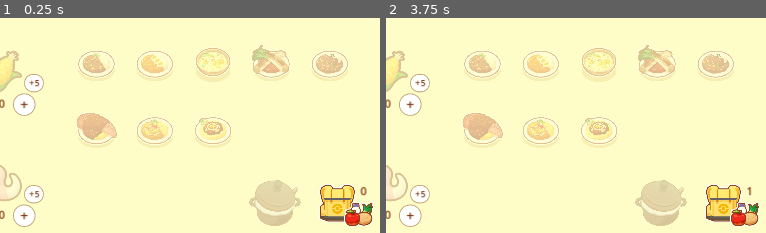
Above: before the commit, frames 1-2 (left to right).
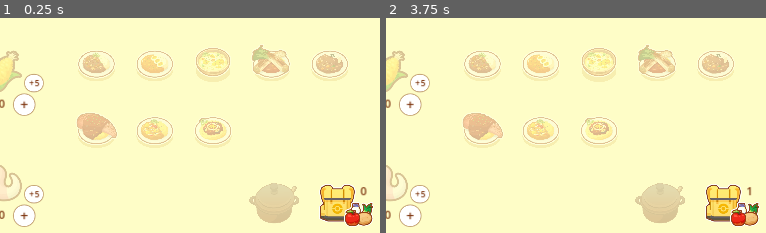
Above: after the commit, the same moments.

Repository: CarolineRoemer1998/PokemonSleepRecipeCalculator
Game: Godot game, scene res://Scenes/game.tscn
The game is run twice, just before and just after one commit, with the same random seed, the same clock (stepped at 60 frames per second) and the same inputs.
Inputs:
- Up to frame 1 (0.25 s): no input
- Up to frame 2 (3.75 s): click "+" at 0.5 s; click "+5" at 1.25 s; click "-" at 2 s; click "-5" at 2.75 s; click "+" at 3.5 s
The pictures show only the part of the screen within x 50-100%, y 50-100%; the shares and areas given below are measured in that part.

The runs differ from the first frame. In frame 1, 0.6% of the frame differs, in the area x 65-80%, y 75-97%; in frame 2, 0.6%.

Commit message:
Implemented Cooking Pot Animation when cooking
Cooking takes 0.5 seconds, during that time, you can't click the cooking pot again

Diff:
--- a/Components/CookingPot.gd
+++ b/Components/CookingPot.gd
@@ -1,25 +1,20 @@
 extends Node2D
 
 @onready var animation_player: AnimationPlayer = $AnimationPlayer
-@onready var cooking_pot_sprite: TextureRect = $CookingPotSprite
+@onready var inventory: Inventory = $"../Inventory"
+@onready var cooking_time: Timer = $CookingTime
+
+@onready var cooking_pot: TextureRect = $CookingPot
+@onready var cooking_pot_lid: TextureRect = $CookingPot/CookingPotLid
+@onready var cooking_pot_inside: TextureRect = $CookingPot/CookingPotInside
 @onready var cooking_pot_label: Label = $CookingPotLabel
-@onready var inventory: Inventory = $"../Inventory"
 
 var active : bool = false
 var hovering : bool = false
 
 func _ready() -> void:
-	cooking_pot_sprite.modulate.a = Globals.modulate_disabled
-
-func _on_cooking_pot_sprite_mouse_entered() -> void:
-	if active:
-		animation_player.play("magnify")
-		hovering = true
-
-func _on_cooking_pot_sprite_mouse_exited() -> void:
-	if active:
-		animation_player.play("demagnify")
-		hovering = false
+	cooking_pot.modulate.a = Globals.modulate_disabled
+	cooking_pot_inside.visible = false
 
 func show_label():
 	cooking_pot_label.visible = true
@@ -27,20 +22,51 @@
 func hide_label():
 	cooking_pot_label.visible = false
 
-
-func _on_cooking_pot_sprite_gui_input(event: InputEvent) -> void:
-	if Input.is_action_just_pressed("left_click") and active:
-		inventory.remove_ingredients_from_selected_recipe()
-
 func set_visibility():
 	if inventory.selected_dish != null and inventory.selected_dish.is_cookable:
 		active = true
-		cooking_pot_sprite.modulate.a = Globals.modulate_enabled
-		cooking_pot_sprite.mouse_default_cursor_shape = Control.CURSOR_POINTING_HAND
+		cooking_pot.modulate.a = Globals.modulate_enabled
+		cooking_pot_inside.visible = true
+		#cooking_pot.mouse_default_cursor_shape = Control.CURSOR_POINTING_HAND
 	else:
-		if hovering:
-			animation_player.play("demagnify")
+		print(cooking_time.time_left)
+		if cooking_time.time_left < 0.5:
+			cooking_pot.modulate.a = Globals.modulate_disabled
+			cooking_pot_inside.visible = false
+			if hovering:
+				animation_player.play("demagnify")
+		cooking_pot.mouse_default_cursor_shape = Control.CURSOR_ARROW
+		hide_label()
 		active = false
 		hovering = false
-		cooking_pot_sprite.modulate.a = Globals.modulate_disabled
-		cooking_pot_sprite.mouse_default_cursor_shape = Control.CURSOR_ARROW
+
+
+func _on_cooking_pot_mouse_entered() -> void:
+	if active:
+		animation_player.play("magnify")
+		cooking_pot.mouse_default_cursor_shape = Control.CURSOR_POINTING_HAND
+		hovering = true
+
+
+func _on_cooking_pot_mouse_exited() -> void:
+	if active and cooking_time.time_left == 0:
+		animation_player.play("demagnify")
+	hovering = false
+
+
+func _on_cooking_pot_gui_input(event: InputEvent) -> void:
+	if Input.is_action_just_pressed("left_click") and active and cooking_time.time_left == 0.0:
+		cooking_pot.mouse_default_cursor_shape = Control.CURSOR_ARROW
+		animation_player.play("cook")
+		cooking_time.start()
+		inventory.remove_ingredients_from_selected_recipe()
+
+
+func _on_cooking_time_timeout() -> void:
+	if !hovering:
+		animation_player.play("demagnify")
+		if !active:
+			cooking_pot.modulate.a = Globals.modulate_disabled
+			cooking_pot_inside.visible = false
+	if hovering and active:
+		cooking_pot.mouse_default_cursor_shape = Control.CURSOR_POINTING_HAND
--- a/Components/cooking_pot.tscn
+++ b/Components/cooking_pot.tscn
@@ -1,7 +1,9 @@
-[gd_scene load_steps=8 format=3 uid="uid://biws6myxx57w5"]
-
-[ext_resource type="Texture2D" uid="uid://c6abe3jdco55q" path="res://Styles/Buttons/pkmn_cooking_pot.png" id="1_fgrps"]
+[gd_scene load_steps=11 format=3 uid="uid://biws6myxx57w5"]
+
 [ext_resource type="Script" path="res://Components/CookingPot.gd" id="1_fl5an"]
+[ext_resource type="Texture2D" uid="uid://bvllebndgtl7y" path="res://Styles/Buttons/cooking_pot_base.png" id="3_rocag"]
+[ext_resource type="Texture2D" uid="uid://cts2iwva8f7vm" path="res://Styles/Buttons/cooking_pot_lid.png" id="4_pwl6k"]
+[ext_resource type="Texture2D" uid="uid://bb3blm8mr0mbr" path="res://Styles/Buttons/cooking_pot_inside.png" id="5_wdx0s"]
 
 [sub_resource type="Animation" id="Animation_n7ave"]
 length = 0.001
@@ -16,6 +18,54 @@
 "transitions": PackedFloat32Array(1),
 "update": 0,
 "values": [Vector2(1, 1)]
+}
+tracks/1/type = "value"
+tracks/1/imported = false
+tracks/1/enabled = true
+tracks/1/path = NodePath("CookingPot/CookingPotLid:position")
+tracks/1/interp = 1
+tracks/1/loop_wrap = true
+tracks/1/keys = {
+"times": PackedFloat32Array(0),
+"transitions": PackedFloat32Array(1),
+"update": 0,
+"values": [Vector2(0, 0)]
+}
+tracks/2/type = "value"
+tracks/2/imported = false
+tracks/2/enabled = true
+tracks/2/path = NodePath("CookingPot/CookingPotLid:rotation")
+tracks/2/interp = 1
+tracks/2/loop_wrap = true
+tracks/2/keys = {
+"times": PackedFloat32Array(0),
+"transitions": PackedFloat32Array(1),
+"update": 0,
+"values": [0.0]
+}
+tracks/3/type = "value"
+tracks/3/imported = false
+tracks/3/enabled = true
+tracks/3/path = NodePath("CookingPot:position")
+tracks/3/interp = 1
+tracks/3/loop_wrap = true
+tracks/3/keys = {
+"times": PackedFloat32Array(0),
+"transitions": PackedFloat32Array(1),
+"update": 0,
+"values": [Vector2(-36.75, -30)]
+}
+tracks/4/type = "value"
+tracks/4/imported = false
+tracks/4/enabled = true
+tracks/4/path = NodePath("CookingPot:rotation")
+tracks/4/interp = 1
+tracks/4/loop_wrap = true
+tracks/4/keys = {
+"times": PackedFloat32Array(0),
+"transitions": PackedFloat32Array(1),
+"update": 0,
+"values": [0.0]
 }
 
 [sub_resource type="Animation" id="Animation_dhn72"]
@@ -80,9 +130,63 @@
 }]
 }
 
+[sub_resource type="Animation" id="Animation_lcv73"]
+resource_name = "cook"
+length = 0.5
+step = 0.05
+tracks/0/type = "value"
+tracks/0/imported = false
+tracks/0/enabled = true
+tracks/0/path = NodePath("CookingPot/CookingPotLid:position")
+tracks/0/interp = 1
+tracks/0/loop_wrap = true
+tracks/0/keys = {
+"times": PackedFloat32Array(0, 0.05, 0.15, 0.3, 0.5),
+"transitions": PackedFloat32Array(1, 1, 1, 1, 1),
+"update": 0,
+"values": [Vector2(0, 0), Vector2(0, 0), Vector2(9.75, -17), Vector2(9.75, -16), Vector2(0, 0)]
+}
+tracks/1/type = "value"
+tracks/1/imported = false
+tracks/1/enabled = true
+tracks/1/path = NodePath("CookingPot/CookingPotLid:rotation")
+tracks/1/interp = 1
+tracks/1/loop_wrap = true
+tracks/1/keys = {
+"times": PackedFloat32Array(0, 0.05, 0.15, 0.3, 0.5),
+"transitions": PackedFloat32Array(1, 1, 1, 1, 1),
+"update": 0,
+"values": [0.0, 0.0, 0.261799, 0.261799, 0.0]
+}
+tracks/2/type = "value"
+tracks/2/imported = false
+tracks/2/enabled = true
+tracks/2/path = NodePath("CookingPot:position")
+tracks/2/interp = 1
+tracks/2/loop_wrap = true
+tracks/2/keys = {
+"times": PackedFloat32Array(0, 0.05, 0.15, 0.3, 0.5),
+"transitions": PackedFloat32Array(1, 1, 1, 1, 1),
+"update": 0,
+"values": [Vector2(-36.75, -30), Vector2(-36.75, -28), Vector2(-36.75, -34), Vector2(-36.75, -34), Vector2(-36.75, -30)]
+}
+tracks/3/type = "value"
+tracks/3/imported = false
+tracks/3/enabled = true
+tracks/3/path = NodePath("CookingPot:rotation")
+tracks/3/interp = 1
+tracks/3/loop_wrap = true
+tracks/3/keys = {
+"times": PackedFloat32Array(0, 0.05, 0.15, 0.3, 0.5),
+"transitions": PackedFloat32Array(1, 1, 1, 1, 1),
+"update": 0,
+"values": [0.0, 0.0, -0.0872665, -0.0872665, 0.0]
+}
+
 [sub_resource type="AnimationLibrary" id="AnimationLibrary_5dv6w"]
 _data = {
 "RESET": SubResource("Animation_n7ave"),
+"cook": SubResource("Animation_lcv73"),
 "demagnify": SubResource("Animation_dhn72"),
 "magnify": SubResource("Animation_3pbh8")
 }
@@ -93,14 +197,6 @@
 [node name="CookingPot" type="Node2D"]
 position = Vector2(969, 585)
 script = ExtResource("1_fl5an")
-
-[node name="CookingPotSprite" type="TextureRect" parent="."]
-offset_left = -37.0
-offset_top = -37.0
-offset_right = 37.0
-offset_bottom = 37.0
-texture = ExtResource("1_fgrps")
-expand_mode = 1
 
 [node name="AnimationPlayer" type="AnimationPlayer" parent="."]
 libraries = {
@@ -125,6 +221,35 @@
 label_settings = SubResource("LabelSettings_kjpd5")
 horizontal_alignment = 1
 
-[connection signal="gui_input" from="CookingPotSprite" to="." method="_on_cooking_pot_sprite_gui_input"]
-[connection signal="mouse_entered" from="CookingPotSprite" to="." method="_on_cooking_pot_sprite_mouse_entered"]
-[connection signal="mouse_exited" from="CookingPotSprite" to="." method="_on_cooking_pot_sprite_mouse_exited"]
+[node name="CookingPot" type="TextureRect" parent="."]
+offset_left = -36.75
+offset_top = -30.0
+offset_right = 36.75
+offset_bottom = 30.0
+pivot_offset = Vector2(36.75, 32)
+texture = ExtResource("3_rocag")
+expand_mode = 1
+
+[node name="CookingPotInside" type="TextureRect" parent="CookingPot"]
+layout_mode = 0
+offset_right = 73.5
+offset_bottom = 60.0
+mouse_filter = 2
+texture = ExtResource("5_wdx0s")
+expand_mode = 1
+
+[node name="CookingPotLid" type="TextureRect" parent="CookingPot"]
+offset_right = 73.5
+offset_bottom = 60.0
+mouse_filter = 2
+texture = ExtResource("4_pwl6k")
+expand_mode = 1
+
+[node name="CookingTime" type="Timer" parent="."]
+wait_time = 0.5
+one_shot = true
+
+[connection signal="gui_input" from="CookingPot" to="." method="_on_cooking_pot_gui_input"]
+[connection signal="mouse_entered" from="CookingPot" to="." method="_on_cooking_pot_mouse_entered"]
+[connection signal="mouse_exited" from="CookingPot" to="." method="_on_cooking_pot_mouse_exited"]
+[connection signal="timeout" from="CookingTime" to="." method="_on_cooking_time_timeout"]
--- a/Components/ingredient.tscn
+++ b/Components/ingredient.tscn
@@ -76,7 +76,7 @@
 "times": PackedFloat32Array(0, 0.1, 0.2),
 "transitions": PackedFloat32Array(1, 1, 1),
 "update": 0,
-"values": [Vector2(1, 1), Vector2(1.1, 1.1), Vector2(1, 1)]
+"values": [Vector2(1, 1), Vector2(0.9, 0.9), Vector2(1, 1)]
 }
 tracks/1/type = "value"
 tracks/1/imported = false
@@ -88,7 +88,7 @@
 "times": PackedFloat32Array(0, 0.1, 0.2),
 "transitions": PackedFloat32Array(1, 1, 1),
 "update": 0,
-"values": [Vector2(-36, -36), Vector2(-39.6, -39.6), Vector2(-36, -36)]
+"values": [Vector2(-36, -36), Vector2(-32.4, -32.4), Vector2(-36, -36)]
 }
 
 [sub_resource type="AnimationLibrary" id="AnimationLibrary_c0cjc"]
--- a/Components/removed_amount_label.tscn
+++ b/Components/removed_amount_label.tscn
@@ -57,7 +57,7 @@
 "times": PackedFloat32Array(0, 0.4, 0.5),
 "transitions": PackedFloat32Array(1, 1, 1),
 "update": 0,
-"values": [Vector2(20, -40), Vector2(20, -24), Vector2(20, -40)]
+"values": [Vector2(30, -40), Vector2(30, -24), Vector2(30, -40)]
 }
 
 [sub_resource type="AnimationLibrary" id="AnimationLibrary_77b7r"]
@@ -68,13 +68,12 @@
 
 [node name="RemovedAmountLabel" type="Label"]
 modulate = Color(1, 1, 1, 0)
-offset_left = 20.0
-offset_top = -40.0
-offset_right = 63.0
-offset_bottom = -14.0
+offset_left = 30.0
+offset_top = -24.0
+offset_right = 73.0
+offset_bottom = 2.0
 text = "123"
 label_settings = SubResource("LabelSettings_exkch")
-horizontal_alignment = 2
 script = ExtResource("1_1suui")
 
 [node name="AnimationPlayerRemoveAmount" type="AnimationPlayer" parent="."]
Binary file added: Styles/Buttons/cooking_pot_base.png
Not shown, added: Styles/Buttons/cooking_pot_base.png.import
Binary file added: Styles/Buttons/cooking_pot_inside.png
Not shown, added: Styles/Buttons/cooking_pot_inside.png.import
Binary file added: Styles/Buttons/cooking_pot_lid.png
Not shown, added: Styles/Buttons/cooking_pot_lid.png.import
Not shown, added: Styles/Buttons/cooking_pot_base.png~
